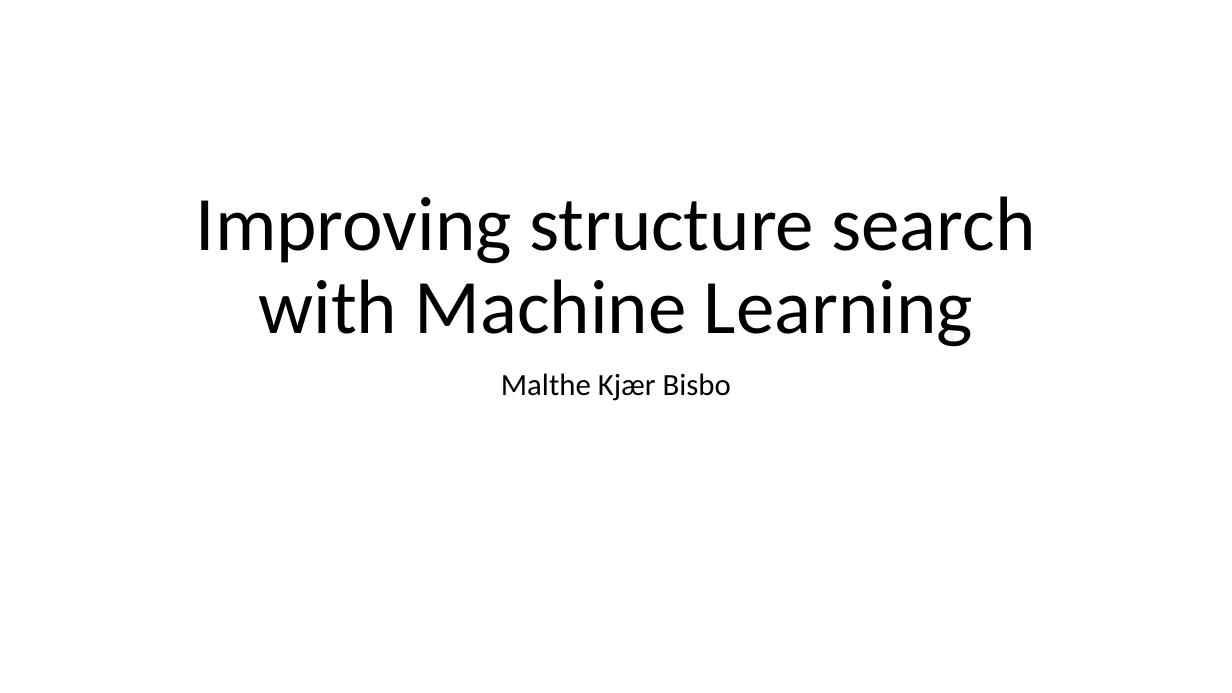
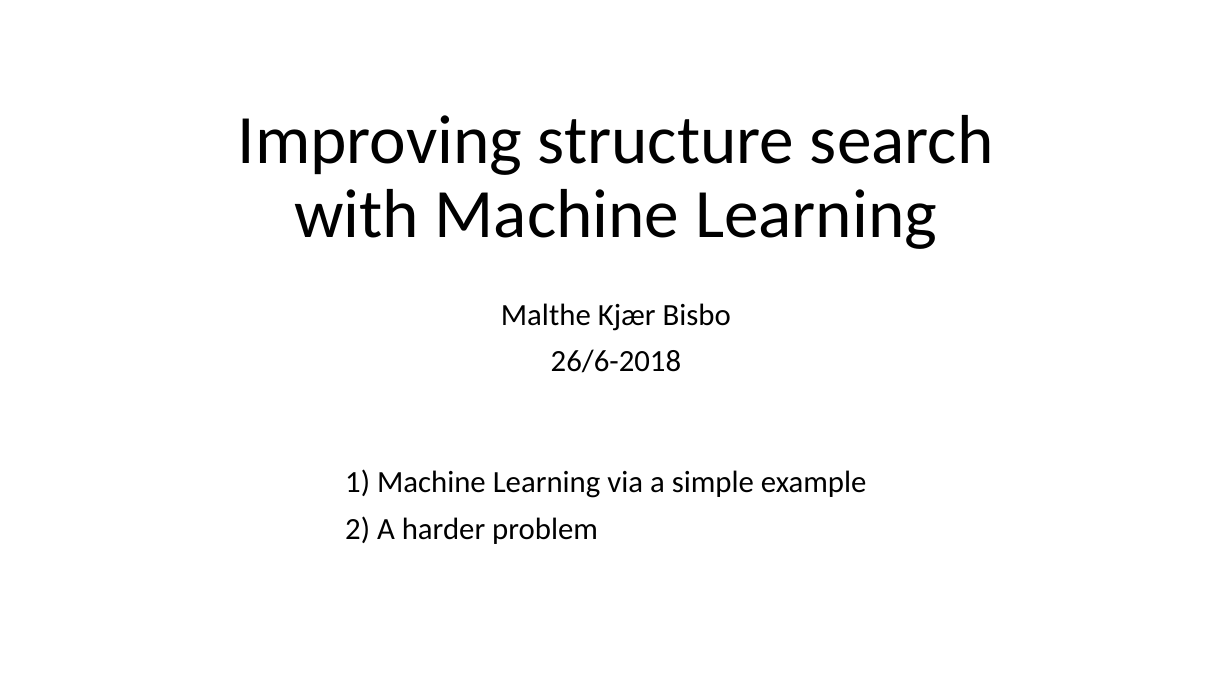
Before and after one commit to MaltheBisbo/learningForces, a slide deck: slide 1 of Presentations/2018-06-25-Malthe-villum.pptx. Drawn at 1232x693 pixels with LibreOffice and Linux fonts; fonts in the diff are those of the drawing. Boxes give left, top, right and bottom in pixels: in the first picture for what was removed or moved away, otherwise in the second. Text is boxed around its words. In the diff, an @@ line names an element or a change of style, - is before the commit and + after.

Commit message:
update

```diff
--- a/Presentations/2018-06-25-Malthe-villum.pptx
+++ b/Presentations/2018-06-25-Malthe-villum.pptx
@@ title "Improving structure search with Machine ...": place and size @@
-title "Improving structure search with Machine ..." at (196,196,1036,347)
+title "Improving structure search with Machine ..." at (238,115,994,249)
@@ title "Improving structure search with Machine ..." at (238,115,994,249): size 60 to 54 pt @@
@@ subtitle "Malthe Kjær Bisbo": place and size @@
-subtitle "Malthe Kjær Bisbo" at (501,373,731,401)
+subtitle "Malthe Kjær Bisbo" at (501,303,731,373)
@@ subtitle at (551,349,681,373): paragraph added @@
+26/6-2018
@@ text added at (345,469,867,544), 24 pt, text #000000 @@
+1) Machine Learning via a simple example
+2) A harder problem
```
Also in this commit, not shown: 1 slide added.
